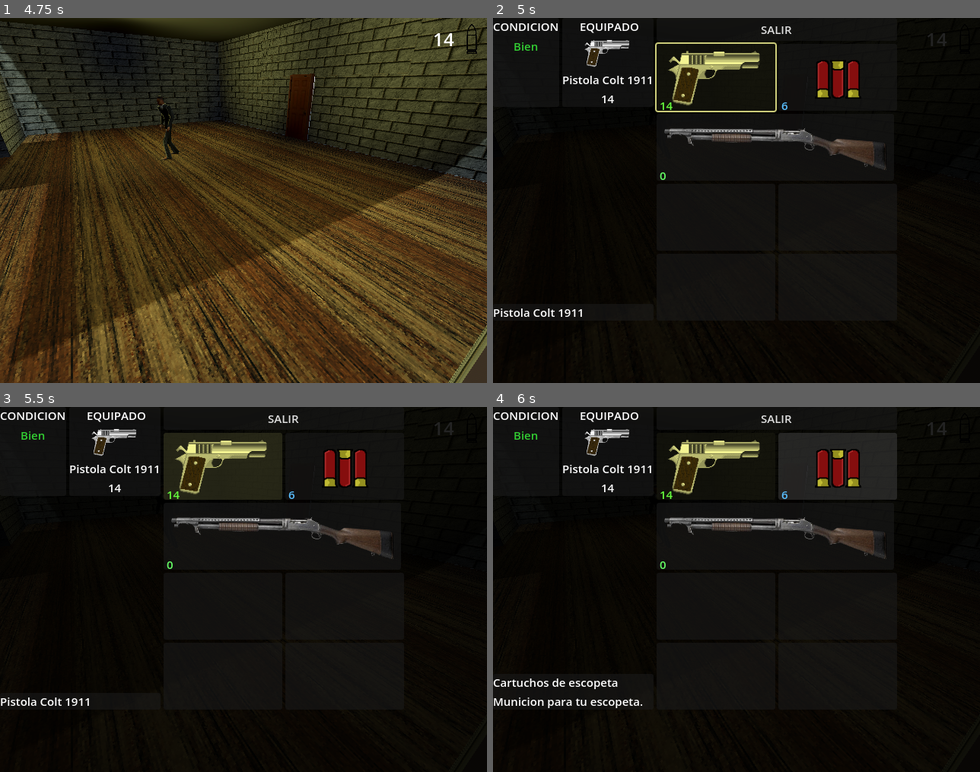
Above: before the commit, frames 1-4 (two rows, left to right).
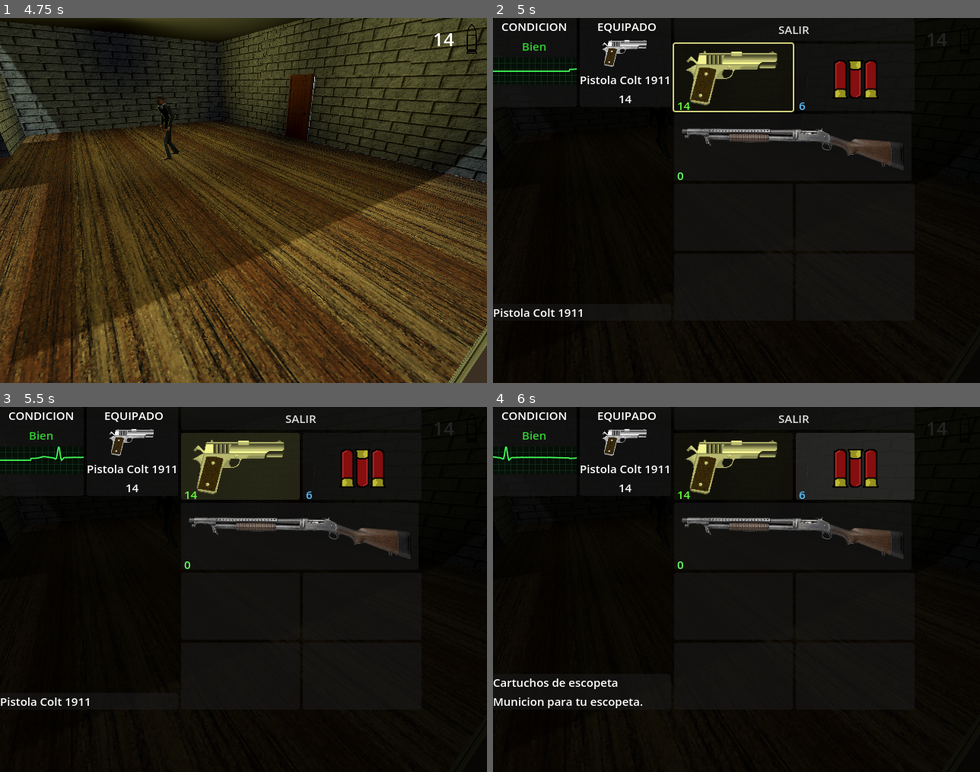
Above: after the commit, the same moments.

Repository: lorenscarano/PSX-Survival-Horror-Game-Godot-
Game: Godot game, scene res://Escenas/main_menu.tscn
Two runs of this game, one before a commit and one after it. Both use one fixed random seed, a clock stepped at 60 frames per second and the inputs below.
Inputs (mouse positions are in pixels of both pictures, inside the frame that each line leads up to):
- Up to frame 1 (4.75 s): click "Play" at 0.5 s; tap Enter at 1.25 s; move the mouse to (350, 182) at 1.27 s; hold D (turn_right) 1.28-2.03 s; hold Right mouse button (aim) 1.28-2.03 s; click (350, 182) at 1.42 s; move the mouse to (146, 218) at 2.02 s; hold S (move_backward) 2.03-2.78 s; tap E (interact) at 2.1 s; tap Space at 2.75 s; move the mouse to (292, 120) at 2.77 s; hold D (turn_right) 2.78-3.53 s; tap Q (quick_turn) at 2.85 s; move the mouse to (219, 273) at 3.52 s; hold W (move_forward) 3.53-4.28 s; tap Shift (run) at 3.6 s; click (219, 273) at 3.67 s; move the mouse to (389, 255) at 4.27 s; hold A (turn_left) from 4.28 s (still down); click (389, 255) at 4.35 s
- Up to frame 2 (5 s): keep holding A (turn_left); tap Tab (inventory) at 4.9 s
- Up to frame 3 (5.5 s): release A (turn_left) at 5 s; click "14" at 5 s
- Up to frame 4 (6 s): click "6" at 5.75 s

Frame 1 is identical in both runs. In frame 2, 5.5% of the frame differs, in the area x 0-85%, y 1-45%; in frame 3, 5.2%; in frame 4, 6.8%, in the area x 0-87%, y 1-45%.

Commit message:
Add dynamic ECG health indicator to inventory

Diff:
--- a/Escenas/demo.tscn
+++ b/Escenas/demo.tscn
@@ -16,7 +16,6 @@
 [ext_resource type="Resource" uid="uid://dpge7aeep6fi5" path="res://Items/vendaje.tres" id="12_bqv3q"]
 [ext_resource type="Resource" uid="uid://bfd2a44wkj07g" path="res://Items/llave_roja.tres" id="13_yjer5"]
 [ext_resource type="PackedScene" uid="uid://b5hxamah77agt" path="res://FreeModels/low-poly-wooden-desk-chair-psx-style/source/wooden chair and desk and book psx.glb" id="14_36t3q"]
-[ext_resource type="Texture2D" uid="uid://cwjm7lthscbbq" path="res://FreeModels/ammo-boxespsx/textures/9Cal.png" id="14_ojs4r"]
 [ext_resource type="PackedScene" uid="uid://cahqs105ha4ed" path="res://Escenas/door.tscn" id="15_6umr1"]
 [ext_resource type="Script" uid="uid://dx3uk1sy0ccn3" path="res://Scripts/exit_zone.gd" id="16_58u0s"]
 
@@ -52,15 +51,6 @@
 [sub_resource type="BoxShape3D" id="BoxShape3D_0ru8o"]
 size = Vector3(1.8184204, 5.57251, 1)
 
-[sub_resource type="StandardMaterial3D" id="StandardMaterial3D_csj6g"]
-albedo_texture = ExtResource("14_ojs4r")
-
-[sub_resource type="StandardMaterial3D" id="StandardMaterial3D_qbtlw"]
-albedo_color = Color(1, 0.5023, 0.43550968, 1)
-
-[sub_resource type="BoxMesh" id="BoxMesh_al1nu"]
-material = SubResource("StandardMaterial3D_qbtlw")
-
 [sub_resource type="BoxShape3D" id="BoxShape3D_kh5iw"]
 size = Vector3(3, 3, 3)
 
@@ -700,12 +690,6 @@
 [node name="CollisionShape3D" parent="Items/PickupAmmo" index="0" unique_id=907386678]
 transform = Transform3D(1, 0, 0, 0, 1, 0, 0, 0, 1, 0.19834423, 0.17105031, 0.09810591)
 
-[node name="9Cal" parent="Items/PickupAmmo" index="2" unique_id=2003866201]
-surface_material_override/0 = SubResource("StandardMaterial3D_csj6g")
-
-[node name="MeshInstance3D" parent="Items/PickupAmmo" index="3" unique_id=14542848]
-visible = false
-
 [node name="PickupHierba" parent="Items" unique_id=1749891618 instance=ExtResource("10_pf1c6")]
 transform = Transform3D(-0.0063552866, 0, 0.9999798, 0, 1, 0, -0.9999798, 0, -0.0063552866, -1.7892724, 0.91295624, 6.504995)
 item = ExtResource("12_bqv3q")
@@ -736,16 +720,12 @@
 [node name="9Cal" parent="Items/PickupLlave" index="2" unique_id=2003866201]
 visible = false
 
-[node name="MeshInstance3D" parent="Items/PickupLlave" index="3" unique_id=14542848]
-transform = Transform3D(0.17, 0, 0, 0, 0.17, 0, 0, 0, 0.17, 0, -0.24795708, 0)
-mesh = SubResource("BoxMesh_al1nu")
-
 [node name="PickupHierba3" parent="Items" unique_id=1696500670 instance=ExtResource("10_pf1c6")]
-transform = Transform3D(-0.0063552866, 0, 0.9999798, 0, 1, 0, -0.9999798, 0, -0.0063552866, -7.599308, -0.047951818, -17.985449)
+transform = Transform3D(-0.0063552866, 0, 0.9999798, 0, 1, 0, -0.9999798, 0, -0.0063552866, -7.599308, -0.2567228, -17.985449)
 item = ExtResource("12_bqv3q")
 
 [node name="CollisionShape3D" parent="Items/PickupHierba3" index="0" unique_id=907386678]
-transform = Transform3D(1, 0, 0, 0, 1, 0, 0, 0, 1, 0.01944904, 0.7796421, 0.09810591)
+transform = Transform3D(1, 0, 0, 0, 1, 0, 0, 0, 1, 0.01944904, 0.9191184, 0.09810591)
 
 [node name="9Cal" parent="Items/PickupHierba3" index="2" unique_id=2003866201]
 visible = false
--- a/Escenas/inventory_menu.tscn
+++ b/Escenas/inventory_menu.tscn
@@ -1,6 +1,7 @@
 [gd_scene format=3 uid="uid://cnhct5q1vrf7h"]
 
 [ext_resource type="Script" uid="uid://da756m77nbcp8" path="res://Scripts/inventory_menu.gd" id="1_fofr0"]
+[ext_resource type="Script" uid="uid://d8diey3y8x23" path="res://Scripts/ecg_display.gd" id="2_wd4gv"]
 
 [sub_resource type="Theme" id="Theme_kddjp"]
 default_font_size = 15
@@ -50,6 +51,11 @@
 horizontal_alignment = 1
 vertical_alignment = 1
 
+[node name="Ecg" type="Control" parent="Fondo/Margen/Raiz/Izquierda/Superior/PanelCondicion/VBoxContainer" unique_id=1676188302]
+custom_minimum_size = Vector2(110, 36)
+layout_mode = 2
+script = ExtResource("2_wd4gv")
+
 [node name="PanelEquipo" type="PanelContainer" parent="Fondo/Margen/Raiz/Izquierda/Superior" unique_id=724058805]
 layout_mode = 2
 
--- a/Items/vendaje.tres
+++ b/Items/vendaje.tres
@@ -1,6 +1,7 @@
 [gd_resource type="Resource" script_class="ItemData" format=3 uid="uid://dpge7aeep6fi5"]
 
 [ext_resource type="Script" uid="uid://ck3hexymsvk4k" path="res://Scripts/item_data.gd" id="1_6r21v"]
+[ext_resource type="Texture2D" uid="uid://b4aruaqemlngo" path="res://Items/Iconos/venda2.png" id="1_ctksg"]
 [ext_resource type="PackedScene" uid="uid://qn8yihq6le8o" path="res://FreeModels/ps1-style-health-bandage/source/Bandage_EmbeddedMedia.fbx" id="2_1vvba"]
 
 [resource]
@@ -11,6 +12,7 @@
 ammo_type = ""
 key_id = ""
 description = "Atiende heridas menores con este vendaje de la mejor calidad."
+icon = ExtResource("1_ctksg")
 world_model = ExtResource("2_1vvba")
 world_scale = 2.0
 metadata/_custom_type_script = "uid://ck3hexymsvk4k"
--- /dev/null
+++ b/Scripts/ecg_display.gd
@@ -0,0 +1,120 @@
+class_name EcgDisplay extends Control
+
+@export var samples_per_second: float = 120.0
+@export var pixels_per_sample: float = 1.0
+@export var background_color: Color = Color(0.02,0.06,0.03)
+@export var grid_color: Color = Color(0.12,0.25,0.14,0.45)
+
+var history := PackedFloat32Array()
+var sample_accum := 0.0
+var phase := 0.0
+
+var bpm := 60.0
+var amplitude := 1.0
+var noise := 0.01
+var trace_color := Color.LIME_GREEN
+
+func _ready() -> void:
+	clip_contents = true
+	resized.connect(_rebuild_buffer)
+	_rebuild_buffer()
+
+
+func _rebuild_buffer() -> void:
+	var count := maxi(int(size.x / maxf(pixels_per_sample, 0.1)) + 1,2)
+	history.resize(count)
+	history.fill(0.0)
+	queue_redraw()
+
+func set_health_ratio(ratio: float) -> void:
+
+	ratio = clampf(ratio, 0.0, 1.0)
+
+	if ratio > 0.6:
+		trace_color = Color(0.25,1.0,0.35)
+		bpm = 60.0
+		amplitude = 1.0
+		noise = 0.01
+	elif ratio > 0.3:
+		trace_color = Color(1.0,0.85,0.15)
+		bpm = 95.0
+		amplitude = 0.8
+		noise = 0.02
+	else:
+		trace_color = Color(1.0,0.15,0.12)
+		bpm = 120.0
+		amplitude = 0.65
+		noise = 0.04
+
+func _g(t: float, mu: float, sigma: float) -> float:
+	var d:= (t-mu) /sigma
+	return exp(-0.5 * d * d)
+
+func _beat(t: float) -> float:
+	return(
+		0.12 * _g(t, 0.15,0.04)
+		- 0.15 * _g(t, 0.28, 0.012)
+		+ 1.0 * _g(t, 0.31, 0.012)
+		- 0.25 * _g(t, 0.34, 0.012)
+		+ 0.25 * _g(t, 0.6, 0.6)
+	)
+
+func _process(delta: float) -> void:
+	if not is_visible_in_tree() or history.is_empty():
+		return
+
+	sample_accum += delta * samples_per_second
+	var steps := mini(int(sample_accum), history.size())
+
+	if steps <= 0:
+		return
+
+	sample_accum -= steps
+
+	var sample_step := 1.0 / maxf(samples_per_second, 1.0)
+
+	for i in range(steps):
+		phase = fmod(phase + (bpm/60.0) * sample_step, 1.0)
+
+		var value := _beat(phase) * amplitude
+		value += randf_range(-noise, noise)
+
+		for j in range(history.size() - 1):
+			history[j] = history[j+1]
+
+		history[history.size() - 1] = value
+	queue_redraw()
+
+func _draw() -> void:
+	draw_rect(Rect2(Vector2.ZERO, size), background_color)
+
+	for x in range(0, int(size.x), 8):
+		draw_line(
+			Vector2(x,0),
+			Vector2(x, size.y),
+			grid_color,
+			1.0
+		)
+
+	for y in range(0, int(size.y), 8):
+		draw_line(
+			Vector2(0,y),
+			Vector2(size.x, y),
+			grid_color,
+			1.0
+		)
+	if history.size() < 2:
+		return
+
+	var mid := size.y * 0.5
+	var half := size.y * 0.42
+	var points := PackedVector2Array()
+
+	for i in range(history.size()):
+		points.append(
+			Vector2(
+				i * pixels_per_sample,
+				mid - history[i] * half
+			)
+		)
+	draw_polyline(points, trace_color, 1.5, true)
--- a/Scripts/inventory_menu.gd
+++ b/Scripts/inventory_menu.gd
@@ -16,6 +16,7 @@
 @onready var equip_label := find_child("CargaEquipo", true, false) as Label
 @onready var description_label := find_child("Descripcion", true, false) as Label
 @onready var exit_button := find_child("BtnSalida", true, false) as Button
+@onready var ecg := find_child("Ecg", true, false) as EcgDisplay
 
 func _ready() -> void:
 		process_mode = Node.PROCESS_MODE_ALWAYS
@@ -115,6 +116,8 @@
 			equip_label.text = "%s\n%d" % [eq.nombre, player.mag_ammo.get(eq.weapon.nombre, 0)]
 
 	var ratio := float(player.health) / float(player.max_health)
+	if ecg != null:
+		ecg.set_health_ratio(ratio)
 	if ratio > 0.6:
 		status_label.text = "Bien"
 		status_label.modulate = Color.LIME_GREEN
Binary file added: Items/Iconos/boti2.png
Not shown, added: Items/Iconos/boti2.png.import
Binary file added: Items/Iconos/venda2.png
Not shown, added: Items/Iconos/venda2.png.import
Not shown, added: Scripts/ecg_display.gd.uid
Not shown, added: Escenas/inventory_menu.tscn1733702896.tmp
